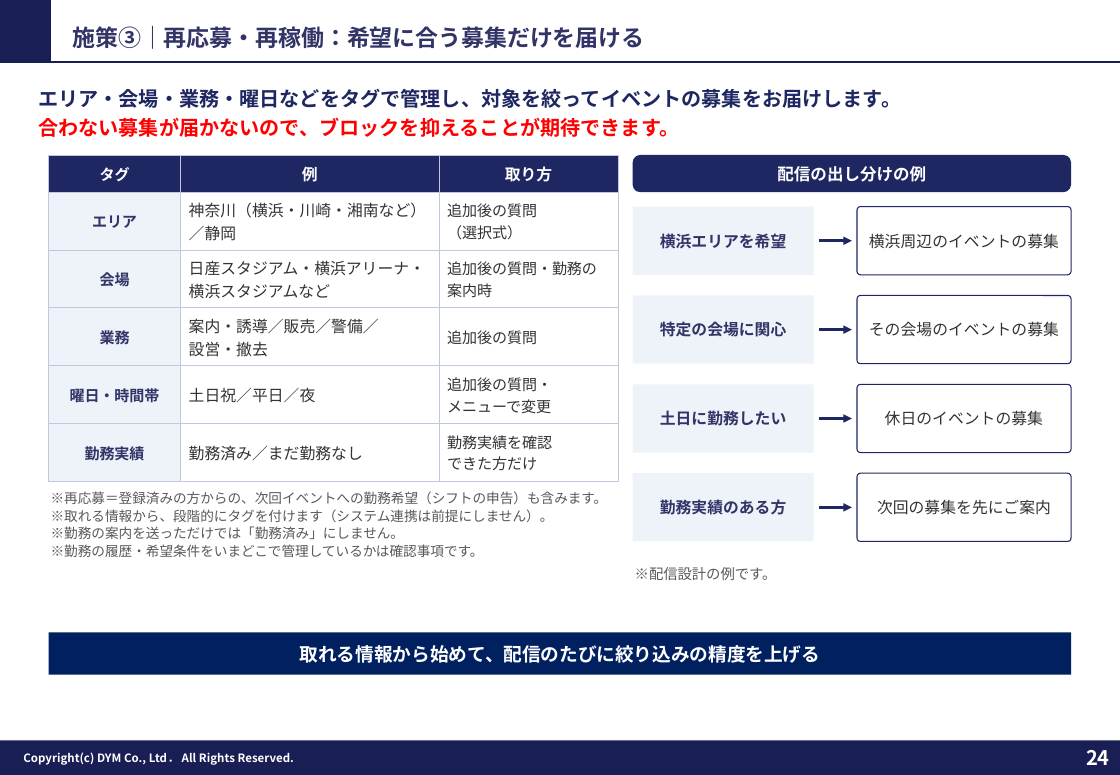
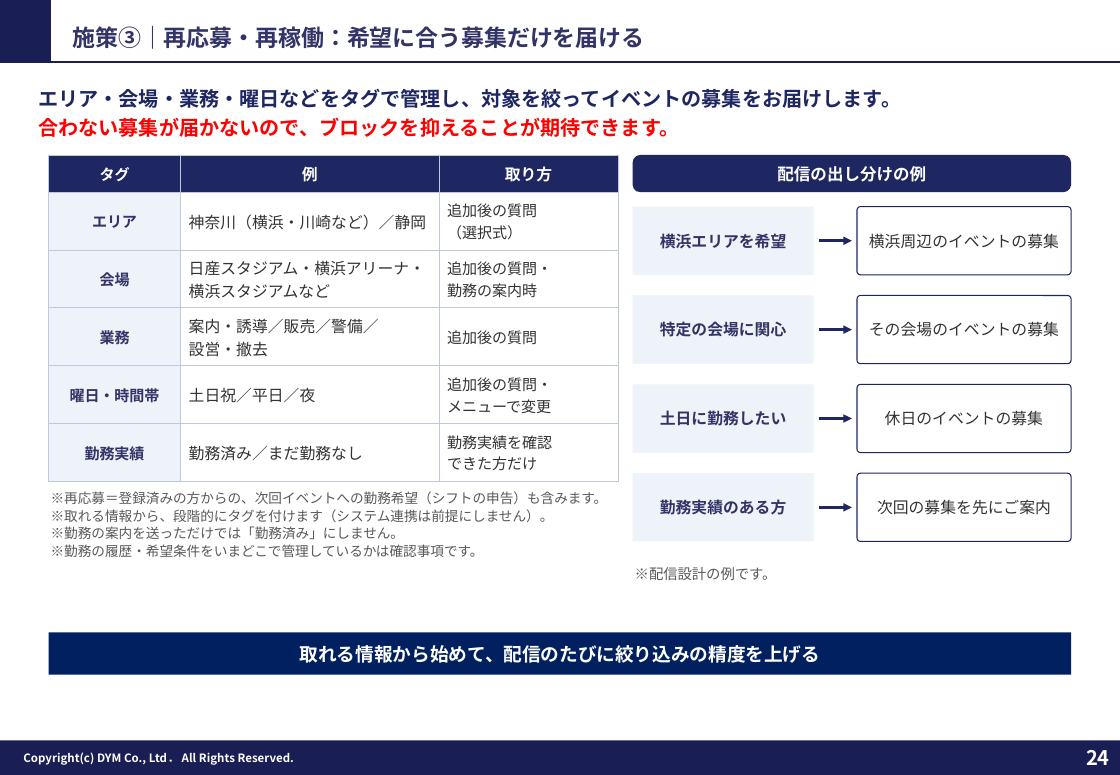
Before and after one commit to tonomura-r-dev/folder, a slide deck: slide 24 of 202610_株式会社横浜シミズ御中_LINE公式アカウント運用のご提案.pptx. Drawn at 1120x775 pixels with LibreOffice and Linux fonts; fonts in the diff are those of the drawing; background and template pictures are left out. Boxes give left, top, right and bottom in pixels: in the first picture for what was removed or moved away, otherwise in the second. Text is boxed around its words. In the diff, an @@ line names an element or a change of style, - is before the commit and + after.

```diff
--- a/202610_株式会社横浜シミズ御中_LINE公式アカウント運用のご提案.pptx
+++ b/202610_株式会社横浜シミズ御中_LINE公式アカウント運用のご提案.pptx
@@ table at (49, 155, 618, 482) @@
-row 2, column 2: 神奈川（横浜・川崎・湘南など）／静岡
+row 2, column 2: 神奈川（横浜・川崎など）／静岡
-row 3, column 3: 追加後の質問・勤務の案内時
+row 3, column 3: 追加後の質問・ 勤務の案内時
```
Also in this commit, not shown: 3 other slides changed, 3 other files.
